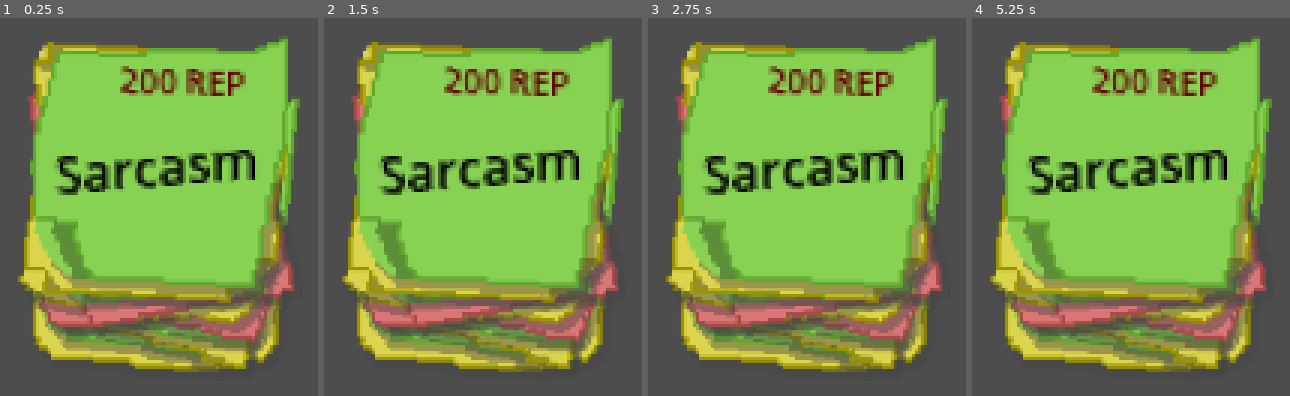
Above: before the commit, frames 1-4 (left to right).
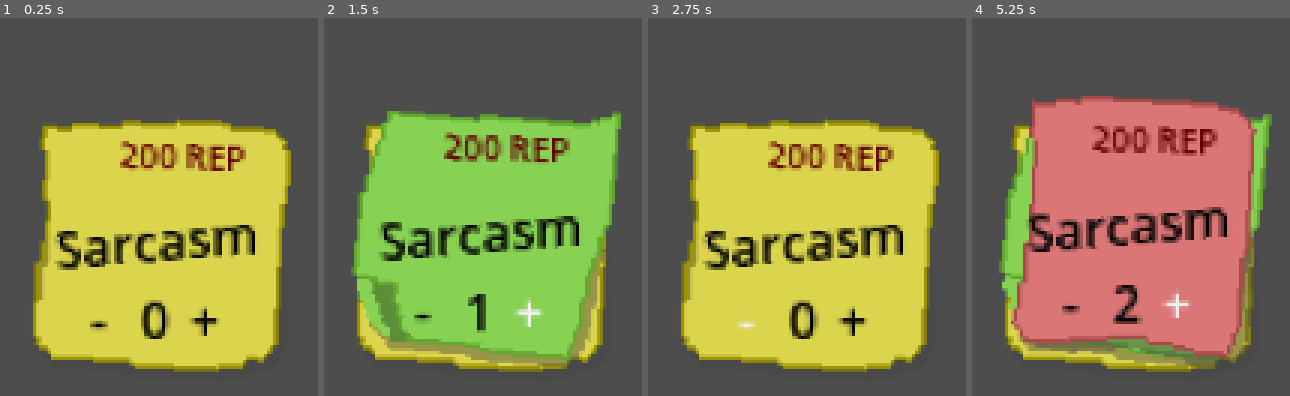
Above: after the commit, the same moments.

Repository: LeFarshe/LtGameJam2024
Game: Godot game, scene res://Scene/game.tscn
Same seed, same stepped clock (60 frames per second), same inputs: the game is played once before the commit and once after it.
Inputs (mouse positions are in pixels of both pictures, inside the frame that each line leads up to):
- Up to frame 1 (0.25 s): no input
- Up to frame 2 (1.5 s): click (422, 320) at 0.5 s, where only the run after the commit has a clickable "-"; click (530, 320) at 1.25 s, where only the run after the commit has a clickable "+"
- Up to frame 3 (2.75 s): click (746, 312) at 2 s, where only the run after the commit has a clickable "-"
- Up to frame 4 (5.25 s): click (1178, 320) at 2.75 s, where only the run after the commit has a clickable "+"; click (1070, 312) at 3.5 s, where only the run after the commit has a clickable "-"; click (1178, 320) at 4.25 s, where only the run after the commit has a clickable "+"; tap Enter at 5 s

The runs differ from the first frame. In frame 1, 65% of the frame differs, in the area x 5-95%, y 4-93%; in frame 2, 44%; in frame 3, 65%; in frame 4, 63%.

Commit message:
Jokes pile up with buttons

Diff:
--- a/src/DefaultTheme.tres
+++ b/src/DefaultTheme.tres
@@ -1,7 +1,25 @@
-[gd_resource type="Theme" load_steps=2 format=3 uid="uid://c6g8bwrd6ycst"]
+[gd_resource type="Theme" load_steps=7 format=3 uid="uid://c6g8bwrd6ycst"]
+
+[sub_resource type="StyleBoxEmpty" id="StyleBoxEmpty_jxdjg"]
+
+[sub_resource type="StyleBoxEmpty" id="StyleBoxEmpty_86klt"]
+
+[sub_resource type="StyleBoxEmpty" id="StyleBoxEmpty_hhnpy"]
+
+[sub_resource type="StyleBoxEmpty" id="StyleBoxEmpty_ptrsx"]
+
+[sub_resource type="StyleBoxEmpty" id="StyleBoxEmpty_ajkdk"]
 
 [sub_resource type="SystemFont" id="SystemFont_eq34o"]
 
 [resource]
 default_font = SubResource("SystemFont_eq34o")
 default_font_size = 12
+Button/colors/font_color = Color(0, 0, 0, 1)
+Button/colors/font_focus_color = Color(0, 0, 0, 1)
+Button/constants/outline_size = 0
+Button/styles/disabled = SubResource("StyleBoxEmpty_jxdjg")
+Button/styles/focus = SubResource("StyleBoxEmpty_86klt")
+Button/styles/hover = SubResource("StyleBoxEmpty_hhnpy")
+Button/styles/normal = SubResource("StyleBoxEmpty_ptrsx")
+Button/styles/pressed = SubResource("StyleBoxEmpty_ajkdk")
--- a/src/Scene/JokeSelection/JokeSelect.tscn
+++ b/src/Scene/JokeSelection/JokeSelect.tscn
@@ -10,6 +10,9 @@
 
 @onready var joke_type = $div/JokeType
 @onready var joke_price = $div/JokePrice
+@onready var joke_count = $div/JokeCount
+@onready var add_joke = $div/AddJoke
+@onready var remove_joke = $div/RemoveJoke
 @onready var div = $div
 
 const NOTE = preload(\"res://Scene/JokeSelection/Note.tscn\")
@@ -28,12 +31,15 @@
 	else:
 		joke_price.text = str(jokePrice)+\" REP\"
 
-	for a in range(20):
-		addJoke()
+	joke_count.text = str(jokeCount)
+
+	add_joke.connect(\"button_down\", addJoke)
+	remove_joke.connect(\"button_down\", removeJoke)
 
 func addJoke():
 	jokeCount += 1
-	if jokeCount < jokePileCap:
+	joke_count.text = str(jokeCount)
+	if jokeCount <= jokePileCap:
 		add_child(getNote(jokeCount))
 		div.move_local_y(noteYOffset)
 
@@ -41,6 +47,7 @@
 	if jokeCount == 0:
 		return
 	jokeCount -= 1
+	joke_count.text = str(jokeCount)
 	if jokeCount < jokePileCap:
 		div.move_local_y(-noteYOffset)
 		remove_child(get_child(get_child_count()-1))
@@ -94,3 +101,30 @@
 theme_override_colors/font_color = Color(0.380392, 0, 0, 1)
 theme_override_font_sizes/font_size = 8
 horizontal_alignment = 2
+
+[node name="RemoveJoke" type="Button" parent="div"]
+offset_left = -23.0
+offset_top = 6.0
+offset_right = -5.0
+offset_bottom = 31.0
+theme_type_variation = &"FlatButton"
+theme_override_colors/font_color = Color(0, 0, 0, 1)
+text = "-"
+
+[node name="AddJoke" type="Button" parent="div"]
+offset_left = 3.0
+offset_top = 6.0
+offset_right = 21.0
+offset_bottom = 31.0
+theme = ExtResource("2_31gqt")
+theme_type_variation = &"FlatButton"
+theme_override_colors/font_color = Color(0, 0, 0, 1)
+text = "+"
+
+[node name="JokeCount" type="Label" parent="div"]
+offset_left = -7.0
+offset_top = 10.0
+offset_right = 7.0
+offset_bottom = 27.0
+theme_override_colors/font_color = Color(0, 0, 0, 1)
+horizontal_alignment = 1
